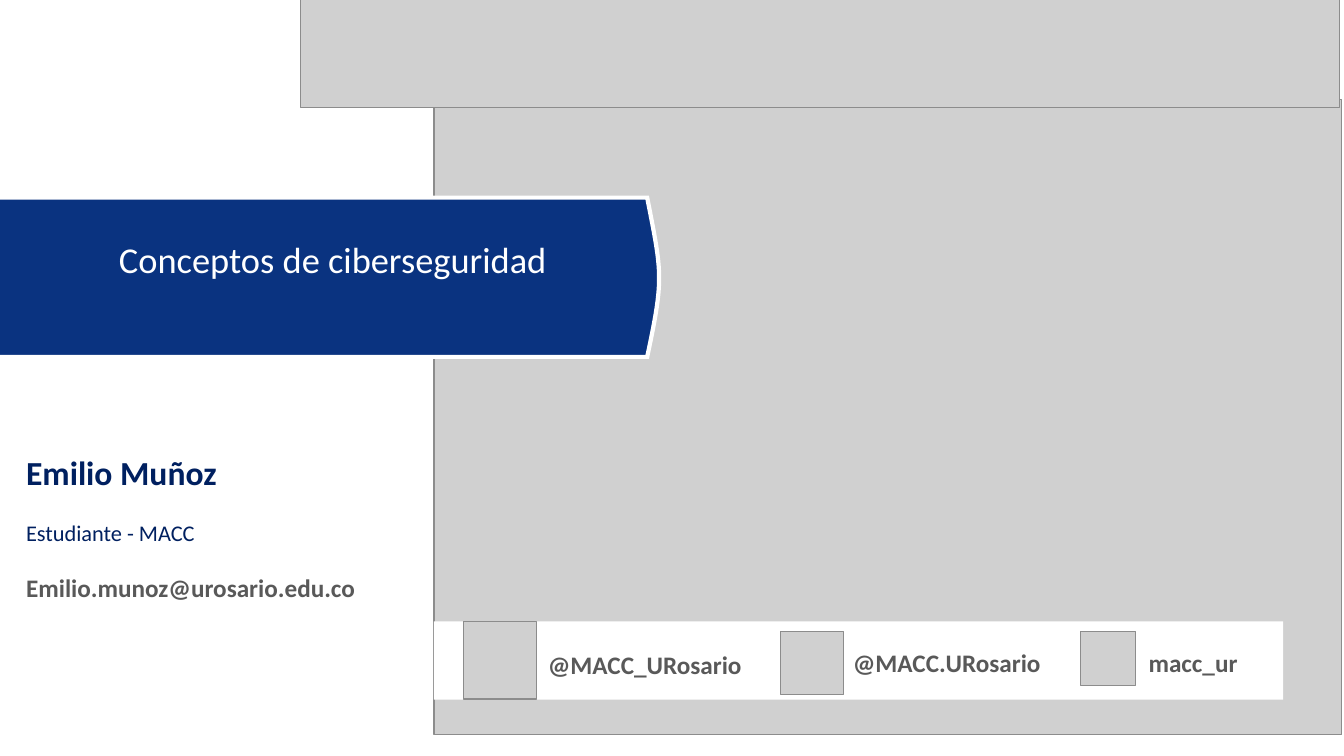
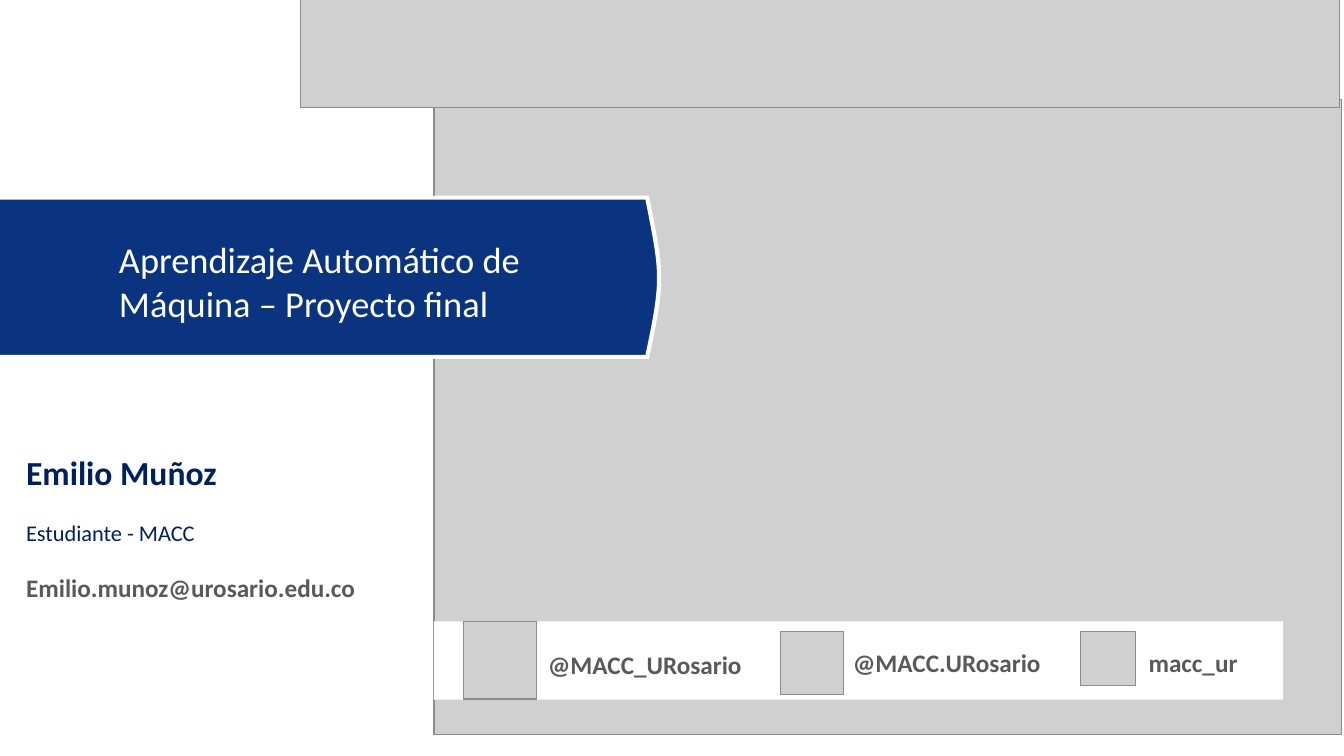
Before and after one commit to emiliomunozperez/Proyecto-final-ML---Emilio-Mu-oz, a slide deck: slide 1 of Presentación proyecto final Machine learning - Emilio Muñoz.pptx. Drawn at 1344x756 pixels with LibreOffice and Linux fonts; fonts in the diff are those of the drawing; grey boxes stand for pictures; background and template pictures are left out. Boxes give left, top, right and bottom in pixels: in the first picture for what was removed or moved away, otherwise in the second. Text is boxed around its words. In the diff, an @@ line names an element or a change of style, - is before the commit and + after.

```diff
--- a/Presentación proyecto final Machine learning - Emilio Muñoz.pptx
+++ b/Presentación proyecto final Machine learning - Emilio Muñoz.pptx
@@ text at [119, 247, 520, 323]: text changed @@
-Conceptos de ciberseguridad
+Aprendizaje Automático de Máquina – Proyecto final
```
